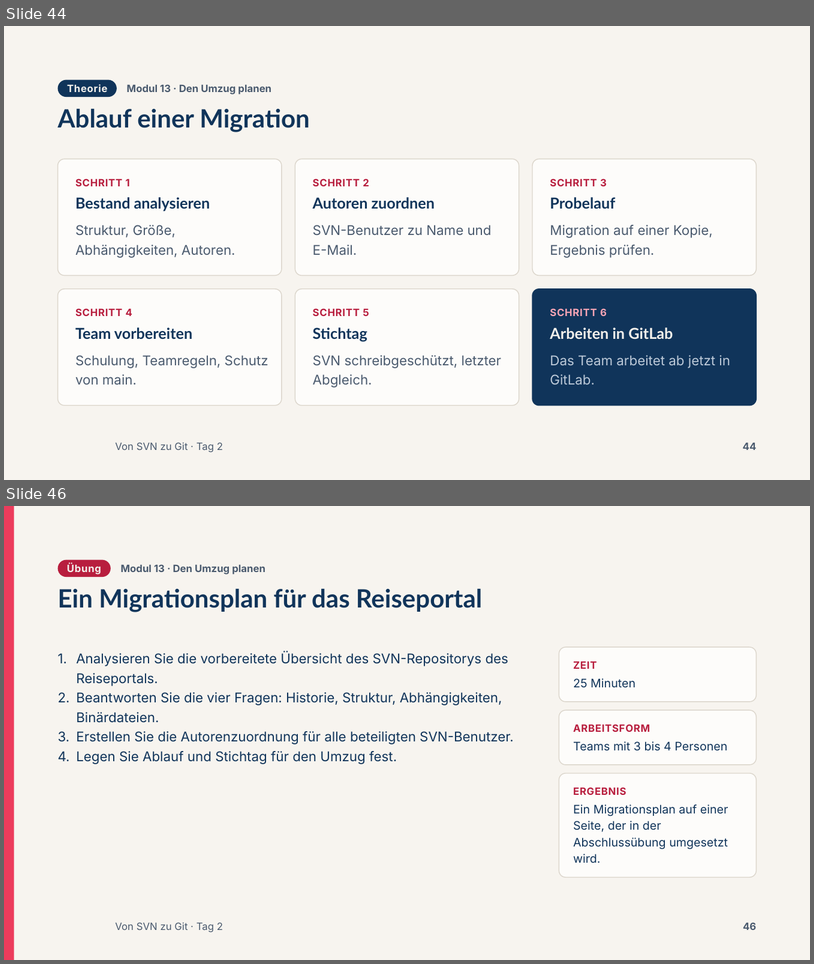
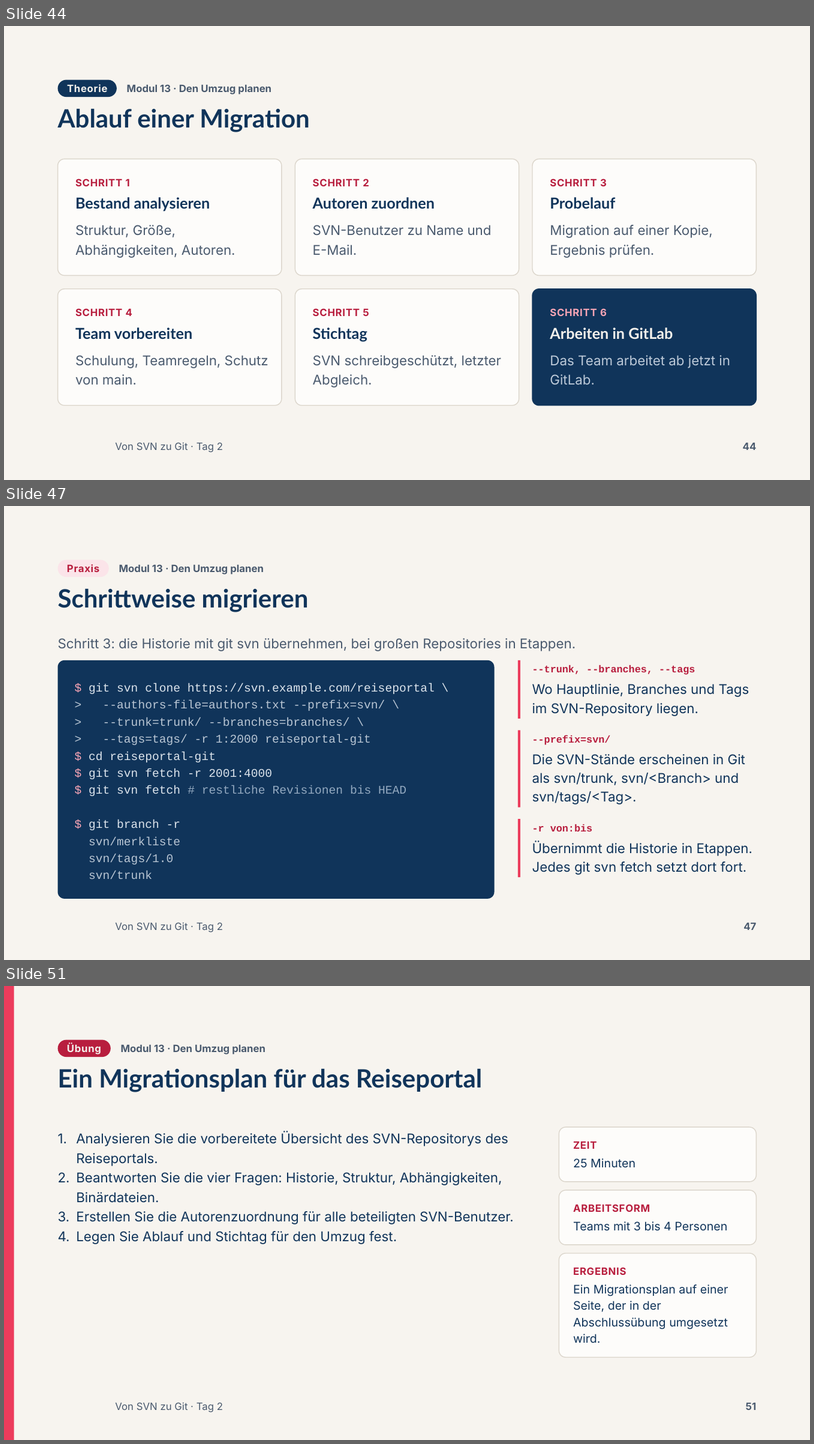
Before and after one commit to AndreasSchoenfeldUser/Von-SVN-zu-Git-Workshop, a slide deck: slides/pptx/tag2.pptx. Shown one above the other, each under a label of ours: slides 44 and 46 before the commit, slides 44, 47 and 51 after it; the slides between them are not shown. The pictures are 814x964 and 814x1444 pixels, drawn with LibreOffice and Linux fonts; fonts in the diff are those of the drawing; background and template pictures are left out. Boxes give left, top, right and bottom in pixels: in the first picture for what was removed or moved away, otherwise in the second. Text is boxed around its words. In the diff, an @@ line names an element or a change of style, - is before the commit and + after.

```diff
--- a/slides/pptx/tag2.pptx
+++ b/slides/pptx/tag2.pptx
@@ slide 47 added at [4,506,810,960], background #F7F4EF; not listed: 1 template element that a slide beside it also shows @@
@@ rounded rectangle added at [58,560,109,577], fill #FBE4E9 @@
@@ text added at [67,564,99,572], 12 pt, text #B81E3E, bold @@
+Praxis
@@ text added at [119,564,264,574], 12 pt, text #4A5A6E, bold @@
+Modul 13 · Den Umzug planen
@@ title added at [58,588,309,612], 30 pt, text #10345A, bold @@
+Schrittweise migrieren
@@ text added at [58,638,576,651], 16 pt, text #4A5A6E @@
+Schritt 3: die Historie mit git svn übernehmen, bei großen Repositories in Etappen.
@@ rounded rectangle added at [58,660,495,898], fill #10345A @@
@@ rectangle added at [518,660,521,718], fill #EC3C5C @@
@@ text added at [533,665,695,675], 12 pt, text #B81E3E, bold @@
+--trunk, --branches, --tags
@@ text added at [89,683,435,879], 14 pt, text #B9C6D4 @@
+$ git svn clone https://svn.example.com/reiseportal \
+> --authors-file=authors.txt --prefix=svn/ \
+> --trunk=trunk/ --branches=branches/ \
+> --tags=tags/ -r 1:2000 reiseportal-git
+$ cd reiseportal-git
+$ git svn fetch -r 2001:4000
+$ git svn fetch # restliche Revisionen bis HEAD
+$ git branch -r
+svn/merkliste
+svn/tags/1.0
+svn/trunk
@@ text added at [533,684,750,716], 16 pt, text #10345A @@
+Wo Hauptlinie, Branches und Tags im SVN-Repository liegen.
@@ rectangle added at [518,730,521,807], fill #EC3C5C @@
@@ text added at [533,735,611,745], 12 pt, text #B81E3E, bold @@
+--prefix=svn/
@@ text added at [533,754,746,804], 16 pt, text #10345A @@
+Die SVN-Stände erscheinen in Git als svn/trunk, svn/<Branch> und svn/tags/<Tag>.
@@ rectangle added at [518,819,521,877], fill #EC3C5C @@
@@ text added at [533,824,593,831], 12 pt, text #B81E3E, bold @@
+-r von:bis
@@ text added at [533,841,753,874], 16 pt, text #10345A @@
+Übernimmt die Historie in Etappen. Jedes git svn fetch setzt dort fort.
@@ page number added at [744,922,756,930], 12 pt, text #4A5A6E, bold @@
+47
@@ what was slide 46 is now slide 51 @@
@@ page number at [746,1402,757,1410]: text changed @@
-46
+51
```
Also in this commit, not shown: 5 other slides added, 1 slide removed, 22 other files.
